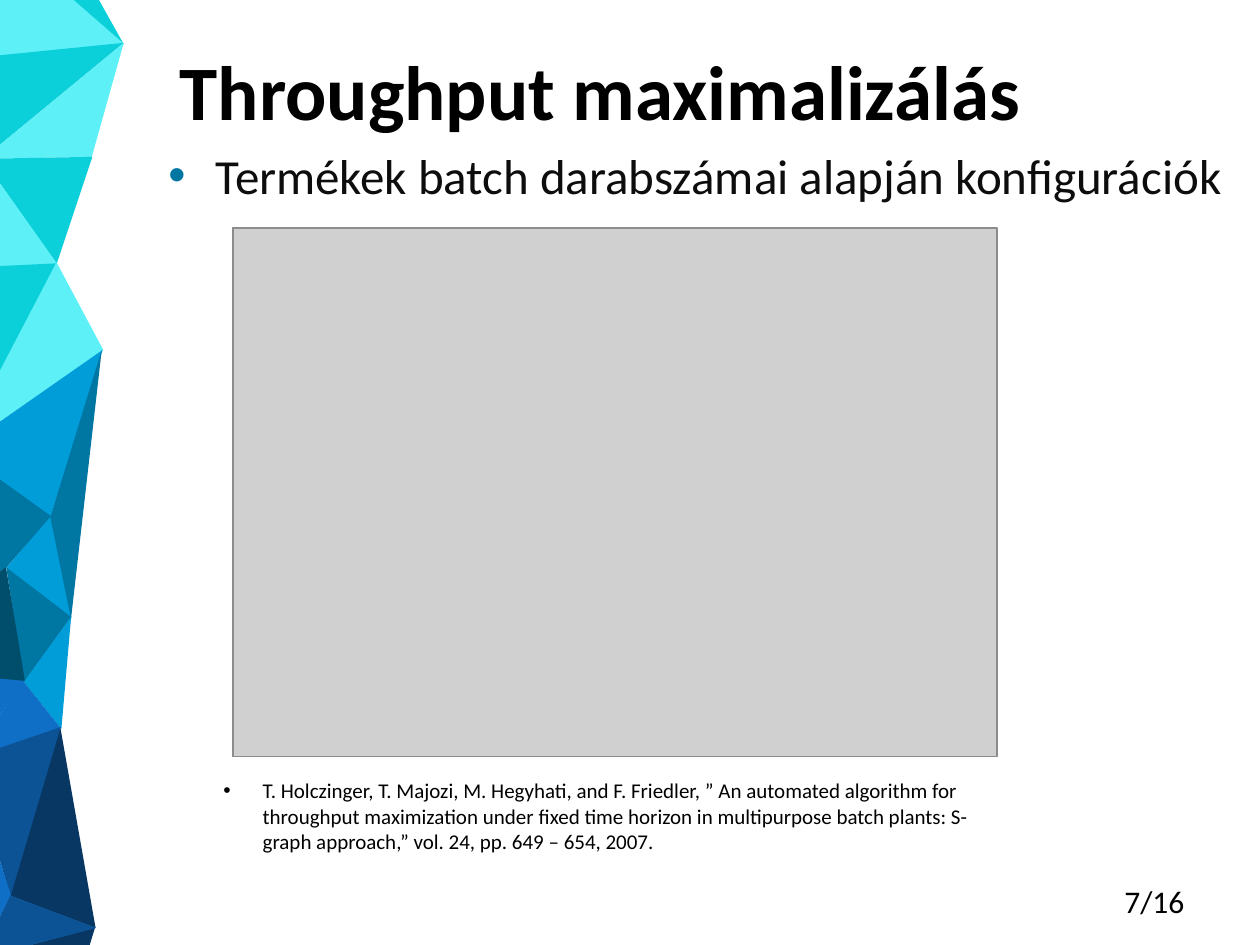
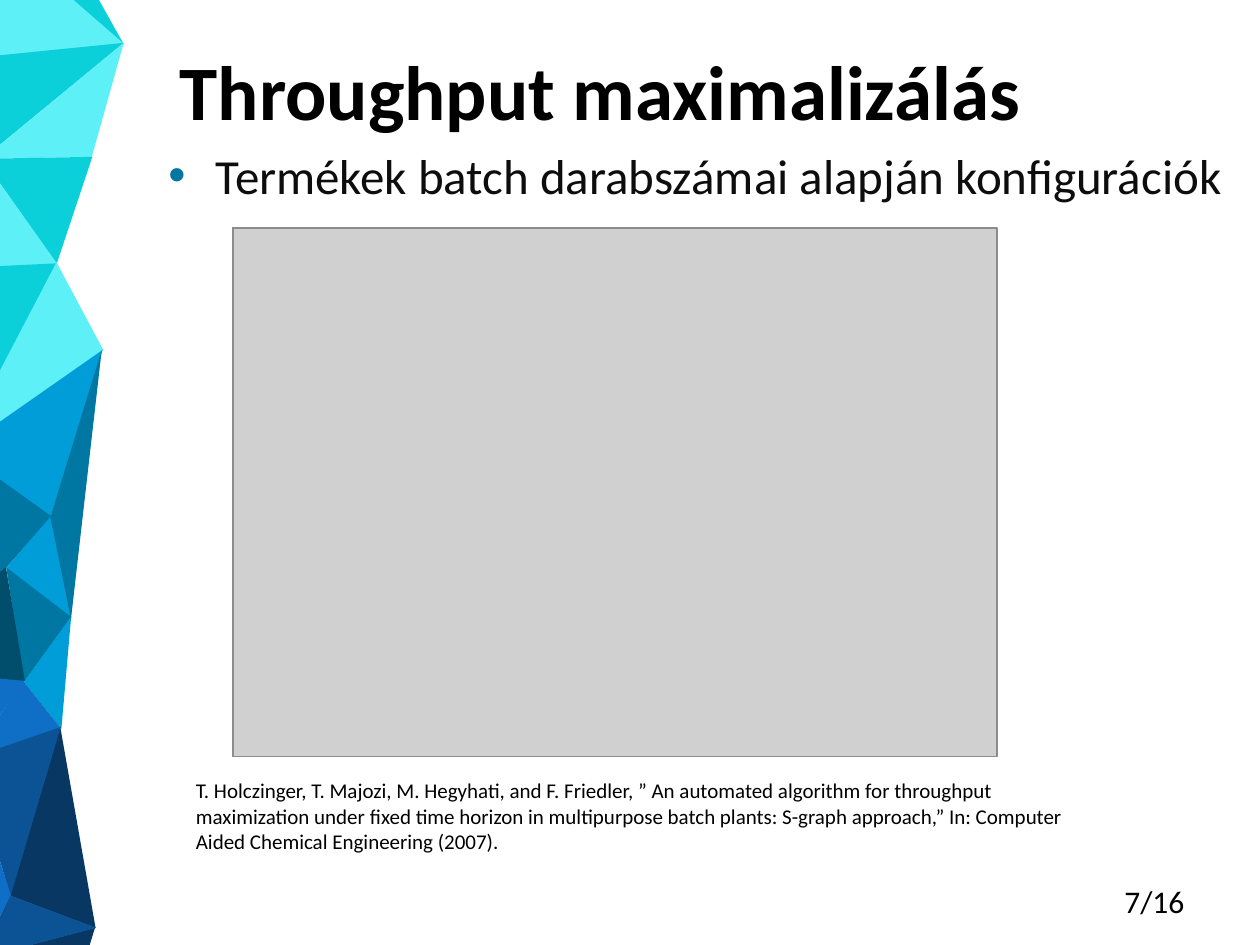
Before and after one commit to Gergo1912/Szakdolgozat, a slide deck: slide 7 of Molnar_Gergo_TDK_eloadas.pptx. Drawn at 1260x945 pixels with LibreOffice and Linux fonts; fonts in the diff are those of the drawing; grey boxes stand for pictures. Boxes give left, top, right and bottom in pixels: in the first picture for what was removed or moved away, otherwise in the second. Text is boxed around its words. In the diff, an @@ line names an element or a change of style, - is before the commit and + after.

```diff
--- a/Molnar_Gergo_TDK_eloadas.pptx
+++ b/Molnar_Gergo_TDK_eloadas.pptx
@@ text at [196,783,1062,853]: text changed @@
-• T. Holczinger, T. Majozi, M. Hegyhati, and F. Friedler, ” An automated algorithm for throughput maximization under ﬁxed time horizon in multipurpose batch plants: S-graph approach,” vol. 24, pp. 649 – 654, 2007.
+T. Holczinger, T. Majozi, M. Hegyhati, and F. Friedler, ” An automated algorithm for throughput maximization under ﬁxed time horizon in multipurpose batch plants: S-graph approach,” In: Computer Aided Chemical Engineering (2007).
```
Also in this commit, not shown: 8 other slides changed, 1 slide added, 1 slide removed, 3 other files.
